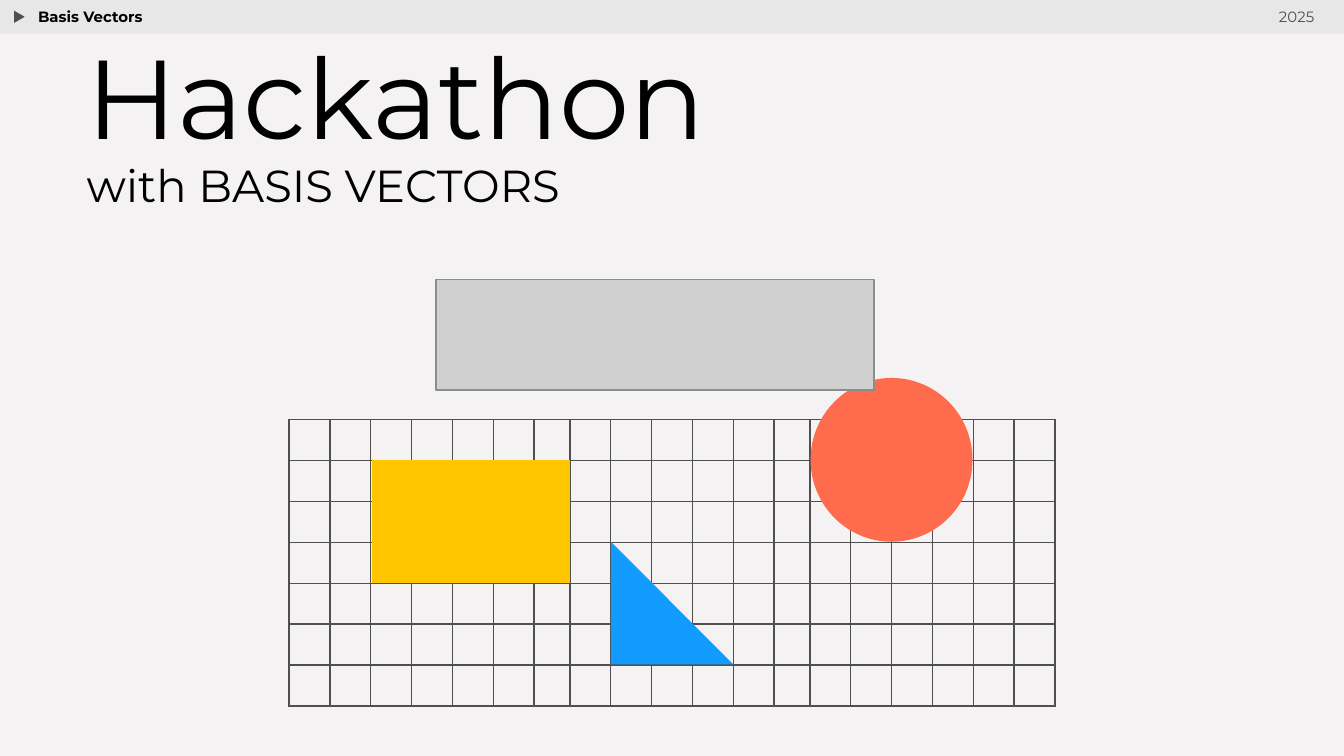
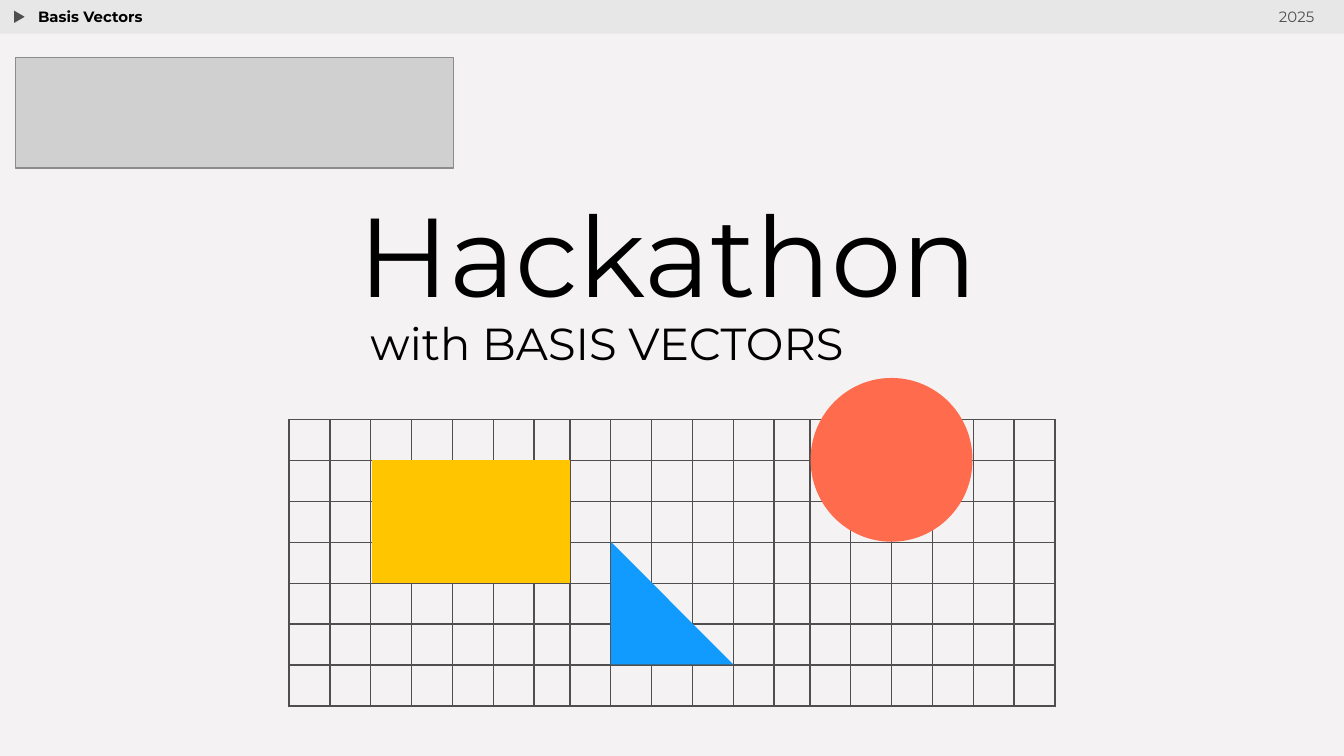
Before and after one commit to thisisjasmakhija/Interview-AI, a slide deck: slide 1 of hackathon.pptx. Drawn at 1344x756 pixels with LibreOffice and Linux fonts; fonts in the diff are those of the drawing; grey boxes stand for pictures. Boxes give left, top, right and bottom in pixels: in the first picture for what was removed or moved away, otherwise in the second. Text is boxed around its words. In the diff, an @@ line names an element or a change of style, - is before the commit and + after.

```diff
--- a/hackathon.pptx
+++ b/hackathon.pptx
@@ picture: place and size @@
-picture at box(435, 280, 874, 390)
+picture at box(16, 58, 454, 168)
@@ title "Hackathon": place and size @@
-title "Hackathon" at box(87, 56, 706, 203)
+title "Hackathon" at box(359, 214, 978, 361)
```
Also in this commit, not shown: 5 other slides changed, 1 slide added, 2 slides removed, 1 other file.
